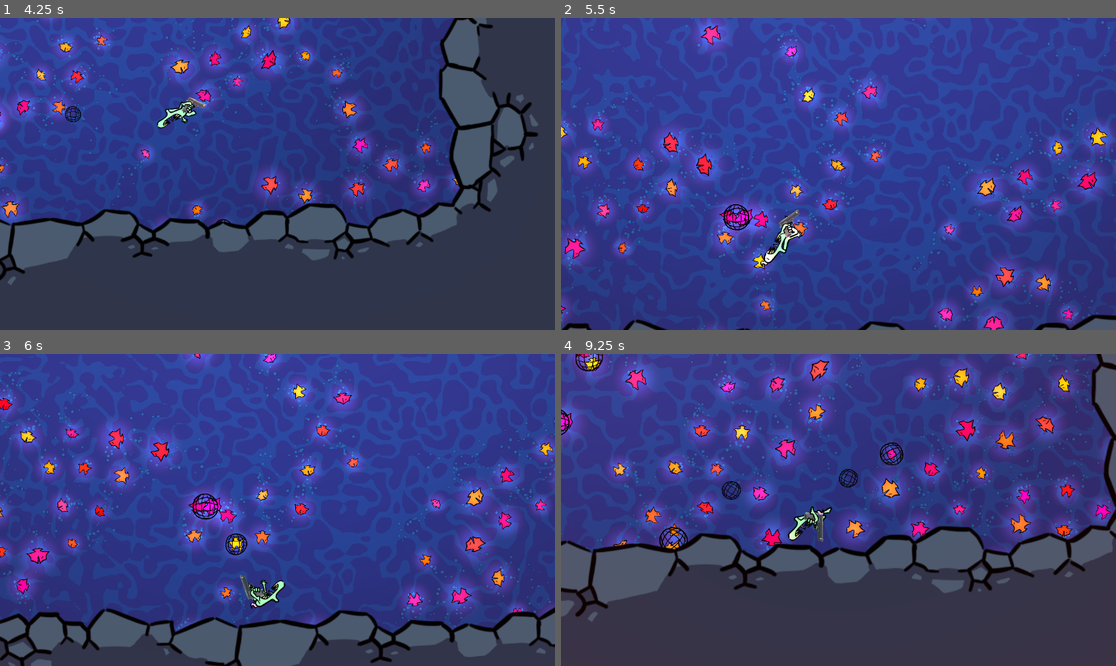
Above: before the commit, frames 1-4 (two rows, left to right).
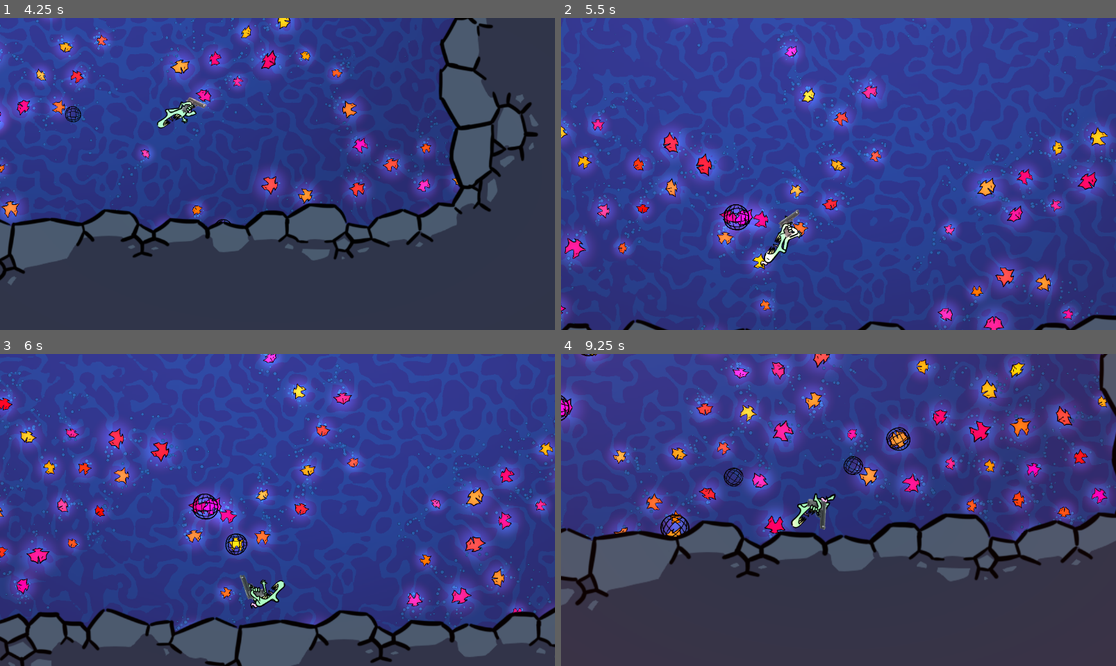
Above: after the commit, the same moments.

Repository: Krapas2/boidslop
Game: Godot game, scene res://scenes/screens/test-scene.tscn
Two runs of this game, one before a commit and one after it. Both use one fixed random seed, a clock stepped at 60 frames per second and the inputs below. Sound files missing from this copy of the repository are replaced by a short silence.
Inputs (mouse positions are in pixels of both pictures, inside the frame that each line leads up to):
- Up to frame 1 (4.25 s): move the mouse to (399, 158) at 0.52 s; press the mouse at (399, 158) at 0.53 s; hold D (walk_right) 0.53-1.28 s; move the mouse to (166, 189) at 1.27 s; release the mouse at (166, 189) at 1.28 s; hold S (walk_down) 1.28-2.03 s; click (166, 189) at 1.35 s; move the mouse to (333, 105) at 2.02 s; press the mouse at (333, 105) at 2.03 s; hold D (walk_right) 2.03-2.78 s; move the mouse to (249, 236) at 2.77 s; release the mouse at (249, 236) at 2.78 s; hold W (walk_up) 2.78-3.53 s; click (249, 236) at 2.85 s; move the mouse to (444, 220) at 3.52 s; press the mouse at (444, 220) at 3.53 s; hold A (walk_left) from 3.53 s (still down)
- Up to frame 2 (5.5 s): move the mouse to (672, 127) at 4.27 s; release the mouse at (672, 127) at 4.28 s; click (672, 127) at 4.35 s; move the mouse to (866, 174) at 5.02 s; release A (walk_left) at 5.03 s; press the mouse at (866, 174) at 5.03 s; hold S (walk_down) from 5.03 s (still down)
- Up to frame 3 (6 s): move the mouse to (194, 432) at 5.77 s; release S (walk_down) at 5.78 s; release the mouse at (194, 432) at 5.78 s; hold D (walk_right) from 5.78 s (still down); click (194, 432) at 5.85 s
- Up to frame 4 (9.25 s): move the mouse to (960, 494) at 6.52 s; release D (walk_right) at 6.53 s; press the mouse at (960, 494) at 6.53 s; hold W (walk_up) 6.53-7.28 s; move the mouse to (727, 525) at 7.27 s; release the mouse at (727, 525) at 7.28 s; hold D (walk_right) 7.28-8.03 s; click (727, 525) at 7.35 s; move the mouse to (894, 441) at 8.02 s; press the mouse at (894, 441) at 8.03 s; hold S (walk_down) 8.03-8.78 s; move the mouse to (810, 572) at 8.77 s; release the mouse at (810, 572) at 8.78 s; hold A (walk_left) from 8.78 s (still down); click (810, 572) at 8.85 s

Frame 1 is identical in both runs. In frame 2, 0.5% of the frame differs, in the area x 20-100%, y 0-29%; in frame 3, 0.1%; in frame 4, 31%, in the area x 0-100%, y 0-86%.

Commit message:
boss idle stay in radius

Diff:
--- a/scenes/objects/boss.tscn
+++ b/scenes/objects/boss.tscn
@@ -151,6 +151,8 @@
 script = ExtResource("9_5nd4a")
 radius = 35.0
 acceleration = 100.0
+stay_in_radius_position_weight = 1.0
+stay_in_radius_speed_weight = 0.75
 max_lean_velocity = 300.0
 distance_to_get_new_position = 20.0
 metadata/_custom_type_script = "uid://b4lq6cbilu3q5"
@@ -204,6 +206,8 @@
 script = ExtResource("9_5nd4a")
 radius = 20.0
 acceleration = 30.0
+stay_in_radius_position_weight = 1.0
+stay_in_radius_speed_weight = 0.75
 max_lean_velocity = 150.0
 distance_to_get_new_position = 10.0
 metadata/_custom_type_script = "uid://b4lq6cbilu3q5"
@@ -259,6 +263,8 @@
 script = ExtResource("9_5nd4a")
 radius = 20.0
 acceleration = 30.0
+stay_in_radius_position_weight = 1.0
+stay_in_radius_speed_weight = 0.75
 max_lean_velocity = 150.0
 distance_to_get_new_position = 10.0
 metadata/_custom_type_script = "uid://b4lq6cbilu3q5"
@@ -364,7 +370,7 @@
 [node name="NothingBossBehaviour" type="Node" parent="BossBehaviourManager" unique_id=2135052914 node_paths=PackedStringArray("boss_object_manager")]
 script = ExtResource("6_inj2g")
 boss_object_manager = NodePath("../../BossObjectManager")
-base_priority = 5.0
+base_priority = 8.0
 metadata/_custom_type_script = "uid://b6ta0nu4u3gua"
 
 [node name="Length" type="Timer" parent="BossBehaviourManager/NothingBossBehaviour" unique_id=501624871]
--- a/scripts/game/boss/tools/boss-idle-tool.gd
+++ b/scripts/game/boss/tools/boss-idle-tool.gd
@@ -3,6 +3,8 @@
 
 @export var radius: float
 @export var acceleration: float
+@export var stay_in_radius_position_weight: float
+@export var stay_in_radius_speed_weight: float
 @export var max_lean_velocity: float
 @export var distance_to_get_new_position: float
 @export var enabled: bool:
@@ -24,6 +26,7 @@
 
 	_set_following_position()
 	_follow_position(delta)
+	_stay_in_radius(delta)
 	_lean()
 
 func _set_following_position() -> void:
@@ -46,6 +49,20 @@
 	var displacement: Vector2 = _following_position - body.global_position
 	body.linear_velocity += displacement.normalized() * acceleration * delta
 
+func _stay_in_radius(delta: float) -> void:
+	var displacement_from_center: Vector2 = center.global_position - body.global_position
+	if displacement_from_center.length() < radius:
+		return
+
+	body.global_position = body.global_position.lerp(
+		center.global_position,
+		stay_in_radius_position_weight * delta
+	)
+	body.linear_velocity = body.linear_velocity.lerp(
+		Vector2.ZERO,
+		stay_in_radius_speed_weight * delta
+	)
+
 func _lean() -> void:
 	var lean_intensity: float = body.linear_velocity.x / max_lean_velocity
 	body.rotation = starting_rotation + atan(lean_intensity)
